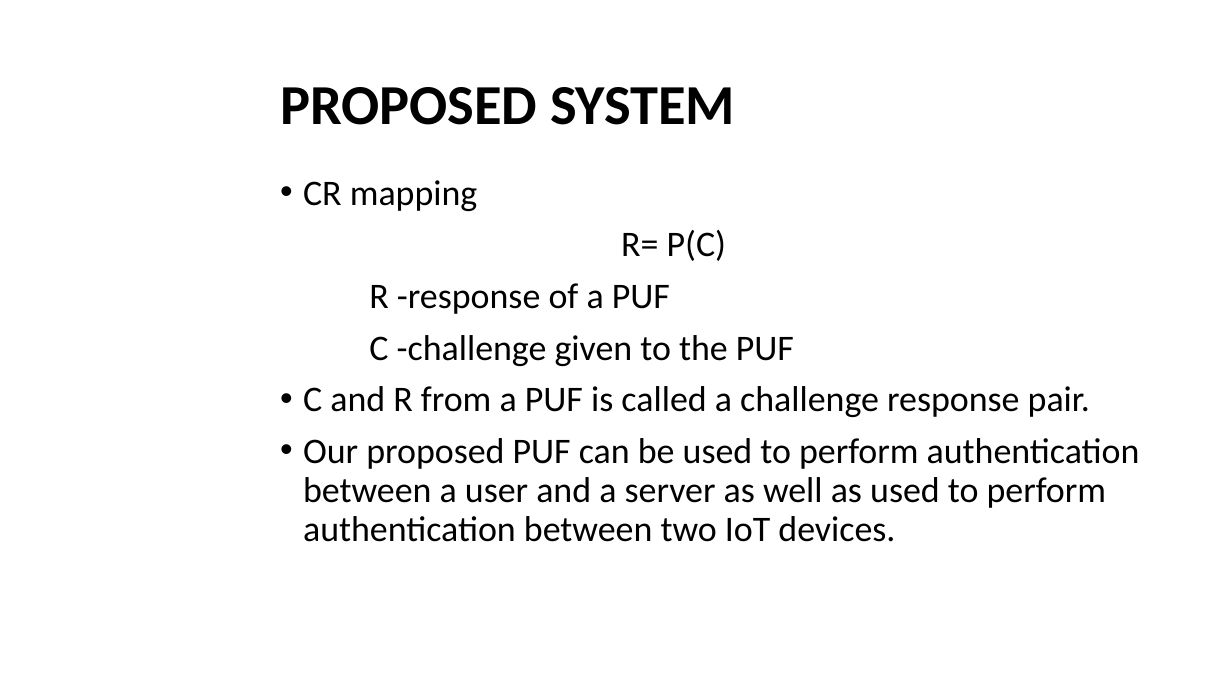
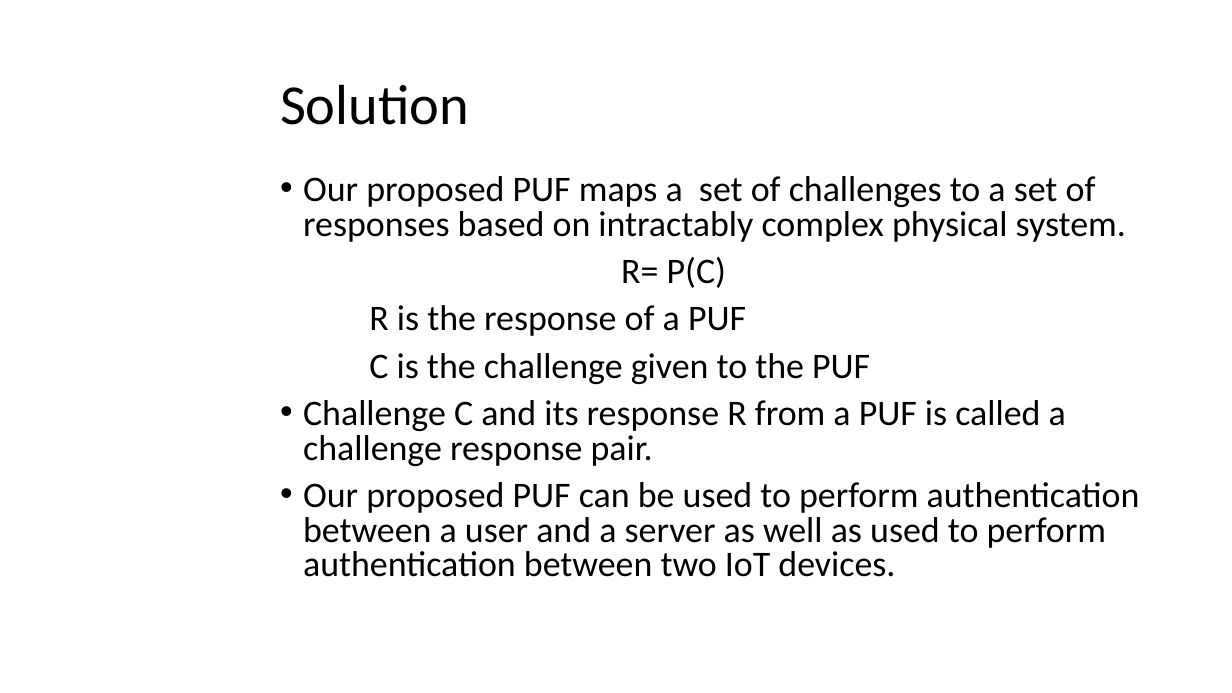
Before and after one commit to vinotha8888/authentication, a slide deck: slide 3 of review1.pptx. Drawn at 1232x693 pixels with LibreOffice and Linux fonts; fonts in the diff are those of the drawing. Boxes give left, top, right and bottom in pixels: in the first picture for what was removed or moved away, otherwise in the second. Text is boxed around its words. In the diff, an @@ line names an element or a change of style, - is before the commit and + after.

```diff
--- a/review1.pptx
+++ b/review1.pptx
@@ title at (280, 84, 469, 125): text changed; bold off @@
-PROPOSED SYSTEM
+Solution
@@ text at (303, 176, 1126, 242): text changed @@
-• CR mapping
+• Our proposed PUF maps a set of challenges to a set of responses based on intractably complex physical system.
@@ text at (303, 257, 1140, 577): line spacing 0.9 to 0.8 @@
@@ text at (303, 305, 1066, 466): text changed @@
-R -response of a PUF
-C -challenge given to the PUF
-• C and R from a PUF is called a challenge response pair.
+R is the response of a PUF
+C is the challenge given to the PUF
+• Challenge C and its response R from a PUF is called a challenge response pair.
```
Also in this commit, not shown: 11 other slides changed, 3 slides added, 6 slides removed.
